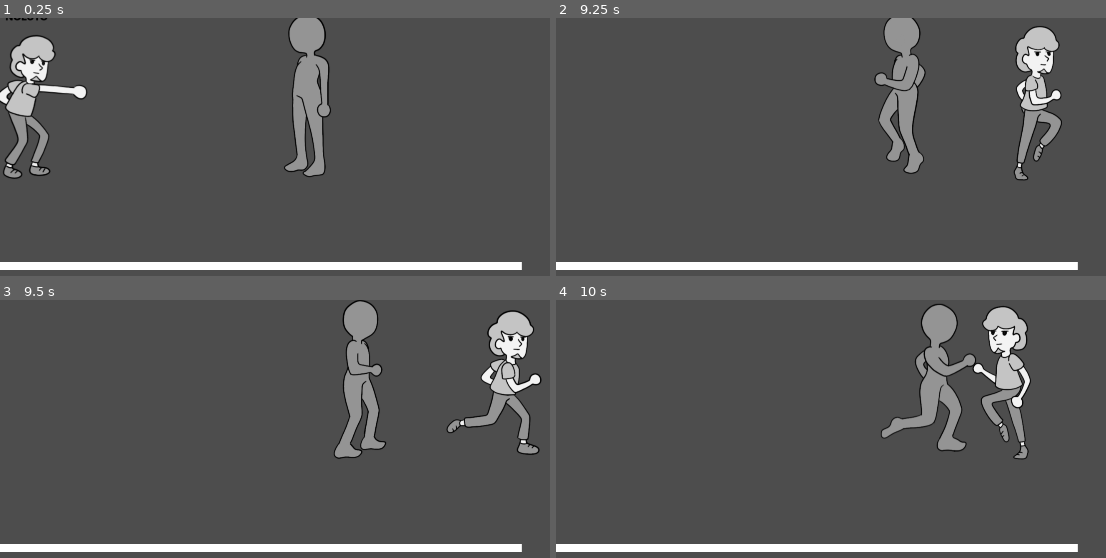
Above: before the commit, frames 1-4 (two rows, left to right).
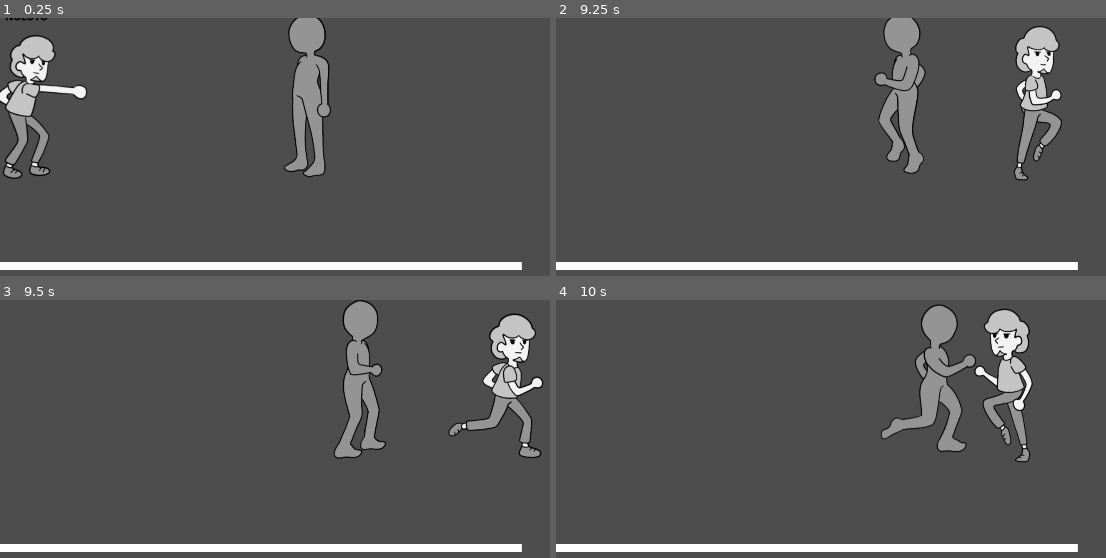
Above: after the commit, the same moments.

Repository: UmtiPako/Memoryless
Game: Godot game, scene res://Scenes/test_level.tscn
The game is run twice, just before and just after one commit, with the same random seed, the same clock (stepped at 60 frames per second) and the same inputs. This scene is started directly instead of the project's main scene.
Inputs:
- Up to frame 1 (0.25 s): no input
- Up to frame 2 (9.25 s): tap Enter (ui_accept) at 0.5, 0.77, 1.52, 3.02, 3.77, 4.52, 6.02, 6.77, 7.52, 9.02 s; hold Right (ui_right) 0.53-2.03 s; tap J (attack) at 0.6, 1.55, 2.1, 2.85, 3.8, 4.35, 5.1, 6.05, 6.6, 7.35, 8.3, 8.85 s; tap Shift (Dash) every 2.25 s from 1.35 to 8.1 s; hold Left (ui_left) 2.03-2.78 s; hold Right (ui_right) 2.78-4.28 s; hold Left (ui_left) 4.28-5.03 s; hold Right (ui_right) 5.03-5.78 s; hold Left (ui_left) 5.78-7.28 s; hold Right (ui_right) from 7.28 s (still down)
- Up to frame 3 (9.5 s): keep holding Right (ui_right)
- Up to frame 4 (10 s): release Right (ui_right) at 9.53 s; hold Left (ui_left) from 9.53 s (still down); tap J (attack) at 9.6 s; tap Enter (ui_accept) at 9.77 s

Frames 1-2 are identical in both runs. In frame 3, 2.1% of the frame differs, in the area x 81-99%, y 3-62%; in frame 4, 2.3%, in the area x 59-87%, y 1-63%.
Error before the commit: Invalid call. Nonexistent function 'apply_shake' in base 'Nil'. (res://People/Player/the_guy.gd:113)
Error after the commit: Invalid call. Nonexistent function 'apply_shake' in base 'Nil'. (res://People/Player/the_guy.gd:111)

Commit message:
Door mekanikleri real

Diff:
--- a/GameManager.gd
+++ b/GameManager.gd
@@ -12,18 +12,14 @@
 
 var player_health: int = 4
 
-var enemies_in_room
+var enemies_in_room: int
 
 func _process(delta: float) -> void:
 	pass
 
 func set_enemy_count_in_room() -> void:
-	var count = 0
-	for node in get_tree().current_scene.get_children():
-		if node.is_in_group("enemies"):
-			count += 1
+	var count = get_tree().get_nodes_in_group("enemies").size()
 	enemies_in_room = count
-
 
 
 func select_random_room() -> PackedScene:
--- a/People/Enemies/enemy.gd
+++ b/People/Enemies/enemy.gd
@@ -221,24 +221,26 @@
 		current_state = State.IDLE
 
 func take_damage():
-	var tween = create_tween()
-
-	var direction = -1
-
-	if player.global_position.x - self.global_position.x < 0:
-		direction = 1
-
-	tween.tween_property(self, "global_position", Vector2(self.position.x +  30 * direction, self.position.y), 0.3).set_trans(Tween.TRANS_SINE).set_ease(Tween.EASE_OUT)
-	animated_sprite_2d.play("Hurt")
-	var tween2 = create_tween()
-	tween2.tween_method(func(value): modulate = Color.WHITE.lerp(Color.DIM_GRAY, 1.0 - value), 0.0, 1.0, 0.2)
-	await animated_sprite_2d.animation_finished
-	enemy_health -= 1
-	if enemy_health <= 0:
-		_die()
+	if enemy_health > 0:
+		var tween = create_tween()
+
+		var direction = -1
+
+		if player.global_position.x - self.global_position.x < 0:
+			direction = 1
+
+		tween.tween_property(self, "global_position", Vector2(self.position.x +  30 * direction, self.position.y), 0.3).set_trans(Tween.TRANS_SINE).set_ease(Tween.EASE_OUT)
+		animated_sprite_2d.play("Hurt")
+		var tween2 = create_tween()
+		tween2.tween_method(func(value): modulate = Color.WHITE.lerp(Color.DIM_GRAY, 1.0 - value), 0.0, 1.0, 0.2)
+		await animated_sprite_2d.animation_finished
+		enemy_health -= 1
+		if enemy_health <= 0:
+			_die()
 
 func _die():
 	enemy_health = -2
+	GameManager.enemy_killed.emit()
 
 	for node in get_children():
 		if node is not AnimatedSprite2D:
@@ -248,7 +250,6 @@
 
 	is_dead = true
 	current_state = State.DEAD
-	GameManager.enemy_killed.emit()
 	animated_sprite_2d.play("Dead")
 	await  animated_sprite_2d.animation_finished
 
--- a/People/Player/the_guy.gd
+++ b/People/Player/the_guy.gd
@@ -31,8 +31,6 @@
 	"Zoinks!",
 	"NOLUYOR?",
 ]
-
-var doors: Array[Node2D]
 
 func _ready() -> void:
 	display_random_dialogue(random_start_catchprases)
--- a/Props/Interactive/Door/door.gd
+++ b/Props/Interactive/Door/door.gd
@@ -1,36 +1,24 @@
 extends Node2D
-@onready var SolWorldBorder = $SolWolrdBorder
-@onready var SagWorldBorder = $SagWorldBorder
 
-@export var SolEnabled = false
-@export var SagEnabled = false
-# Called when the node enters the scene tree for the first time.
-func ready() -> void:
-	if SolEnabled == true :
-		SolWorldBorder.show()
+@onready var collision_shape_2d: CollisionShape2D = $Area2D/CollisionShape2D
+
+var enemy_count
+
+func _ready() -> void:
+	GameManager.set_enemy_count_in_room()
+	enemy_count = GameManager.enemies_in_room
+	if enemy_count == 0:
+		collision_shape_2d.disabled = false
 	else:
-		SolWorldBorder.hide()
-	if SagEnabled == true :
-		SagWorldBorder.show()
-	else:
-		SagWorldBorder.hide()
-func lock():
-	SolWorldBorder.hide()
-	SagWorldBorder.hide()
-func unlock():
-	if SolEnabled == true :
-		SolWorldBorder.show()
-	else:
-		SolWorldBorder.hide()
-	if SagEnabled == true :
-		SagWorldBorder.show()
-	else:
-		SagWorldBorder.hide()
-# Called every frame. 'delta' is the elapsed time since the previous frame.
-func _process(delta: float) -> void:
-	pass
+		collision_shape_2d.disabled = true
+	GameManager.enemy_killed.connect(enemy_killed)
 
+func enemy_killed():
+	enemy_count -= 1
+	if enemy_count == 0:
+		collision_shape_2d.disabled = false
 
 func _on_area_2d_body_entered(body: Node2D) -> void:
 	if body.is_in_group("player"):
 		AnimationManager.transition_to_scene(GameManager.select_random_room())
+		collision_shape_2d.disabled = true
--- a/Props/Interactive/Door/door.tscn
+++ b/Props/Interactive/Door/door.tscn
@@ -1,15 +1,9 @@
-[gd_scene load_steps=5 format=3 uid="uid://dveu0pak05lbt"]
+[gd_scene load_steps=3 format=3 uid="uid://dveu0pak05lbt"]
 
 [ext_resource type="Script" uid="uid://jvjq65utxj3j" path="res://Props/Interactive/Door/door.gd" id="1_fqgqb"]
 
 [sub_resource type="RectangleShape2D" id="RectangleShape2D_j6qkm"]
 size = Vector2(26, 72)
-
-[sub_resource type="RectangleShape2D" id="RectangleShape2D_fqgqb"]
-size = Vector2(8, 344)
-
-[sub_resource type="RectangleShape2D" id="RectangleShape2D_b74rf"]
-size = Vector2(9, 340)
 
 [node name="Door" type="Node2D"]
 script = ExtResource("1_fqgqb")
@@ -19,16 +13,4 @@
 [node name="CollisionShape2D" type="CollisionShape2D" parent="Area2D"]
 shape = SubResource("RectangleShape2D_j6qkm")
 
-[node name="SolWolrdBorder" type="StaticBody2D" parent="."]
-
-[node name="CollisionShape2D" type="CollisionShape2D" parent="SolWolrdBorder"]
-position = Vector2(-12, 2)
-shape = SubResource("RectangleShape2D_fqgqb")
-
-[node name="SagWorldBorder" type="StaticBody2D" parent="."]
-
-[node name="CollisionShape2D" type="CollisionShape2D" parent="SagWorldBorder"]
-position = Vector2(13, 0)
-shape = SubResource("RectangleShape2D_b74rf")
-
 [connection signal="body_entered" from="Area2D" to="." method="_on_area_2d_body_entered"]
